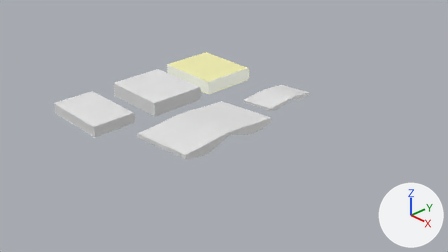
What one commit did to the Blender file blender_models/tools/books.blend.
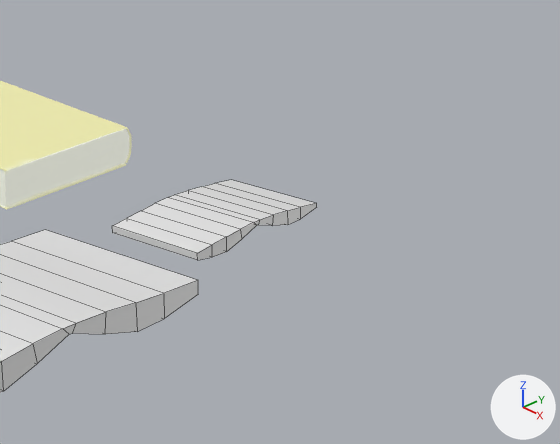
Each version is shown from the file's camera 'Camera', then close up on the part from 46% to 87% of the width and 10% to 68% of the height. Arrows for +X, +Y and +Z are at lower right; the lights stay in place. The close-ups show mesh edges as thin lines.
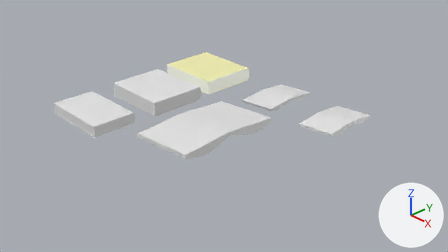
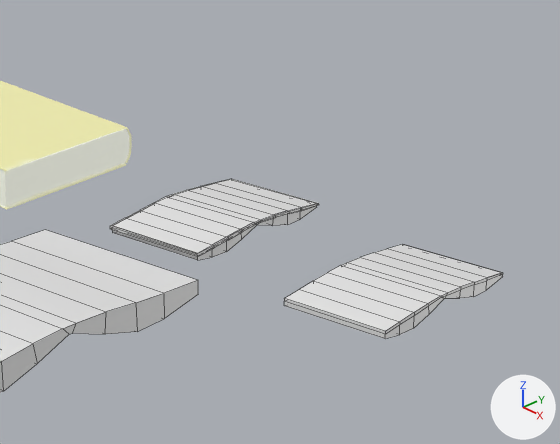
Edits to the bpy script that builds the scene:
```text
Change me_cube_001:
    used by ob_cube_001; location = (0.0, 1.424, 0.0); rotation_euler = (0.0, 1.492, 0.0), in degrees (0, 85, 0); scale = (0.0509, 0.558, 0.364)
    remove me_cube_001.from_pydata(...)  # 40 vertices, 38 faces; spans x -2.79..-0.46, y -1.0..1.0, z -0.99..1.02
    add me_cube_001.from_pydata(...)  # 256 vertices, 263 faces; spans x -2.82..-0.46, y -1.03..1.02, z -1.02..1.06
    me_cube_001 part 1
    20 faces are deleted
    117 vertices are added at x -2.82..-1.49, y -1.03..1.02, z -1.02..1.05
    9 new vertices lie (0.38, 0.0, 0.01) away from vertices in x -2.16, y 0.71, z 1.01
    5 new vertices lie (-0.33, -0.23, 0.0) away from vertices in x -1.78, y 0.71, z 1.02
    5 new vertices lie (-0.27, -0.24, 0.0) away from vertices in x -2.11, y 0.48, z 1.02
    5 new vertices lie (-0.19, -0.24, 0.0) away from vertices in x -2.38, y 0.24, z 1.02
    5 new vertices lie (-0.01, -0.07, 0.0) away from vertices in x -2.57, y 0.0, z 1.02
    5 new vertices lie (0.23, -0.23, 0.0) away from vertices in x -2.58, y -0.07, z 1.02
    5 new vertices lie (0.32, -0.24, 0.0) away from vertices in x -2.35, y -0.3, z 1.02
    5 new vertices lie (0.27, -0.23, 0.0) away from vertices in x -2.03, y -0.54, z 1.02
    5 new vertices lie (0.25, -0.23, -0.01) away from vertices in x -1.76, y -0.77, z 1.02
    5 new vertices lie (0.0, 0.0, -2.0) away from vertices in x -1.51, y -1.0, z 1.01
    5 new vertices lie (-0.28, 0.23, 0.01) away from vertices in x -1.51, y -1.0, z -0.99
    5 new vertices lie (-0.28, 0.23, 0.0) away from vertices in x -1.79, y -0.77, z -0.98
    5 new vertices lie (-0.22, 0.24, 0.0) away from vertices in x -2.07, y -0.54, z -0.98
    5 new vertices lie (-0.29, 0.23, 0.0) away from vertices in x -2.29, y -0.3, z -0.98
    5 new vertices lie (0.01, 0.07, 0.0) away from vertices in x -2.58, y -0.07, z -0.98
    5 new vertices lie (0.26, 0.24, 0.0) away from vertices in x -2.57, y 0.0, z -0.98
    5 new vertices lie (0.32, 0.24, 0.0) away from vertices in x -2.31, y 0.24, z -0.98
    5 new vertices lie (0.29, 0.23, 0.0) away from vertices in x -1.99, y 0.48, z -0.98
    5 new vertices lie (0.0, 0.0, 0.04) away from vertices in x -2.38..-2.11, y -0.77..0.71, z 1.01..1.02
    245 new faces join them
Add me_cube_005:
    me_cube_005.from_pydata(...)  # 72 vertices, 70 faces; spans x -0.6..1.73, y -1.0..1.0, z 2.88..4.89
    me_cube_005.materials.append(mat_material)  # white #e7e7e7
Add ob_cube_005:
    ob_cube_005 = bpy.data.objects.new('Cube.005', me_cube_005)
    ob_cube_005.location = (0.0, 1.424, 0.0)
    ob_cube_005.rotation_euler = (0.0, 1.492, 0.0)  # degrees (0, 85, 0)
    ob_cube_005.scale = (0.0509, 0.558, 0.364)
```

Changed parts and their boxes (x1, y1, x2, y2) in the close-ups (560 x 444 px):
'Cube.005', added
    after: (284, 244, 503, 339)
'Cube.001', reshaped
    before: (112, 180, 317, 260)
    after: (110, 179, 319, 260)
part 1 of me_cube_001, built on
    before: (112, 203, 317, 260)
    after: (110, 179, 319, 260)
